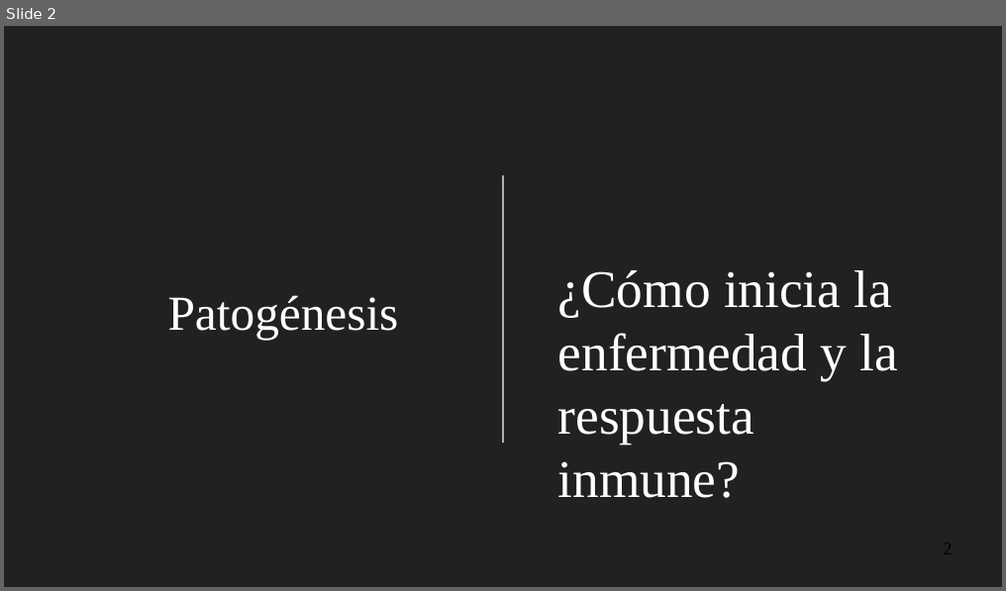
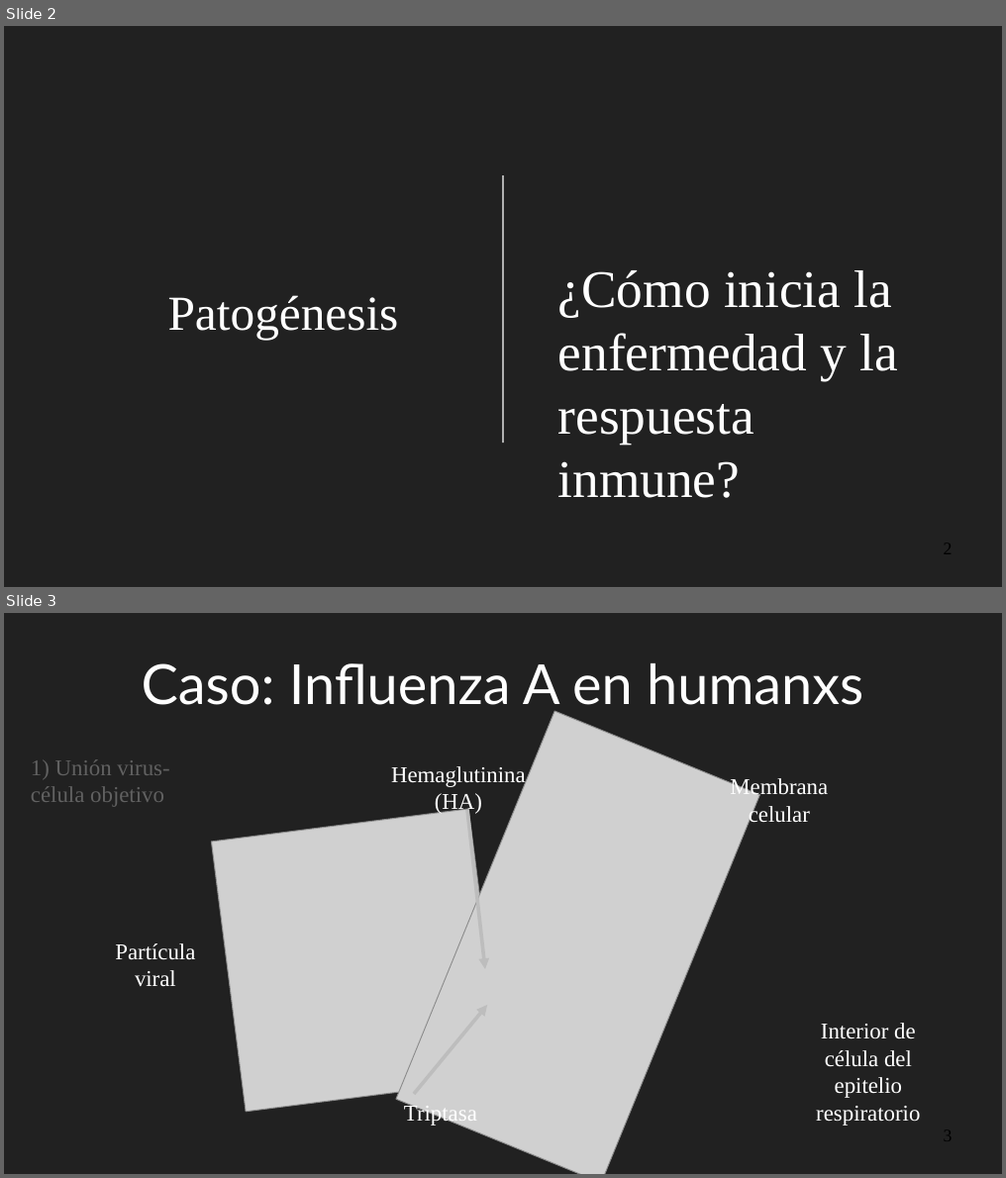
Before and after one commit to gerardommc/Medicina-Cons, a slide deck: Inmuno_III.odp. Shown one above the other, each under a label of ours: slide 2 before the commit, slides 2 and 3 after it. The pictures are 1006x591 and 1006x1178 pixels, drawn with LibreOffice and Linux fonts; fonts in the diff are those of the drawing; grey boxes stand for pictures. Boxes give left, top, right and bottom in pixels: in the first picture for what was removed or moved away, otherwise in the second. Text is boxed around its words. In the diff, an @@ line names an element or a change of style, - is before the commit and + after.

```diff
--- a/Inmuno_III.odp
+++ b/Inmuno_III.odp
@@ slide 3 added at box(4, 613, 1002, 1174), background #212121 @@
@@ title added at box(142, 663, 863, 714), 44 pt, text #FFFFFF @@
+Caso: Influenza A en humanxs
@@ picture added at box(396, 712, 759, 1174) @@
@@ text added at box(31, 760, 169, 807), 18 pt, text #616161 @@
+1) Unión virus-célula objetivo
@@ text added at box(391, 766, 526, 814), 18 pt, text #FFFFFF @@
+Hemaglutinina (HA)
@@ text added at box(730, 778, 828, 823), 18 pt, text #FFFFFF @@
+Membrana celular
@@ picture added at box(212, 810, 504, 1113) @@
@@ arrow added from (467, 809) to (485, 969), #BDBDBD 2.83 pt @@
@@ text added at box(115, 944, 195, 986), 18 pt, text #FFFFFF @@
+Partícula viral
@@ arrow added from (414, 1094) to (487, 1005), #BDBDBD 2.83 pt @@
@@ text added at box(816, 1023, 920, 1126), 18 pt, text #FFFFFF @@
+Interior de célula del epitelio respiratorio
@@ text added at box(404, 1103, 477, 1126), 18 pt, text #FFFFFF @@
+Triptasa
```
Also in this commit, not shown: 2 other files.
